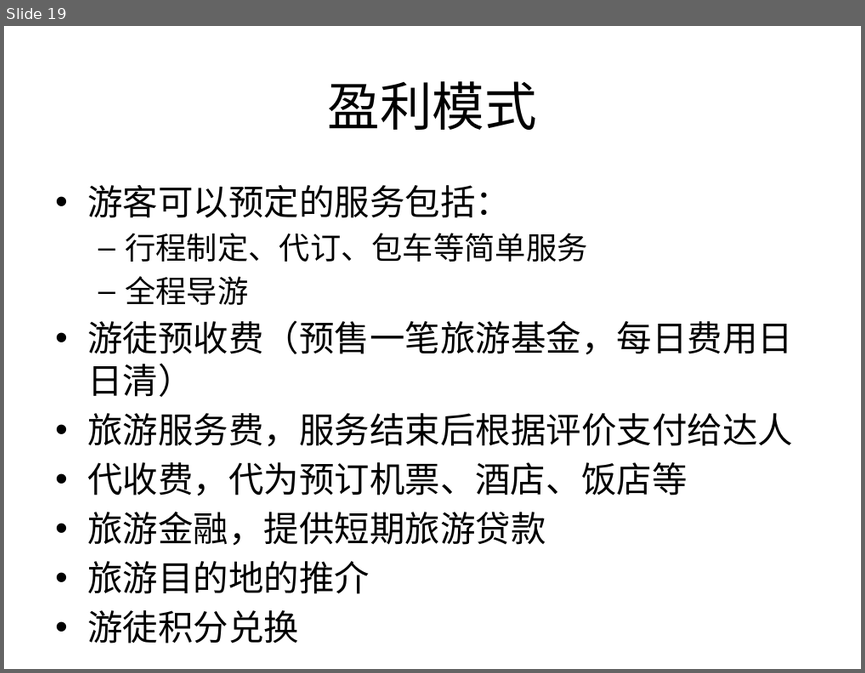
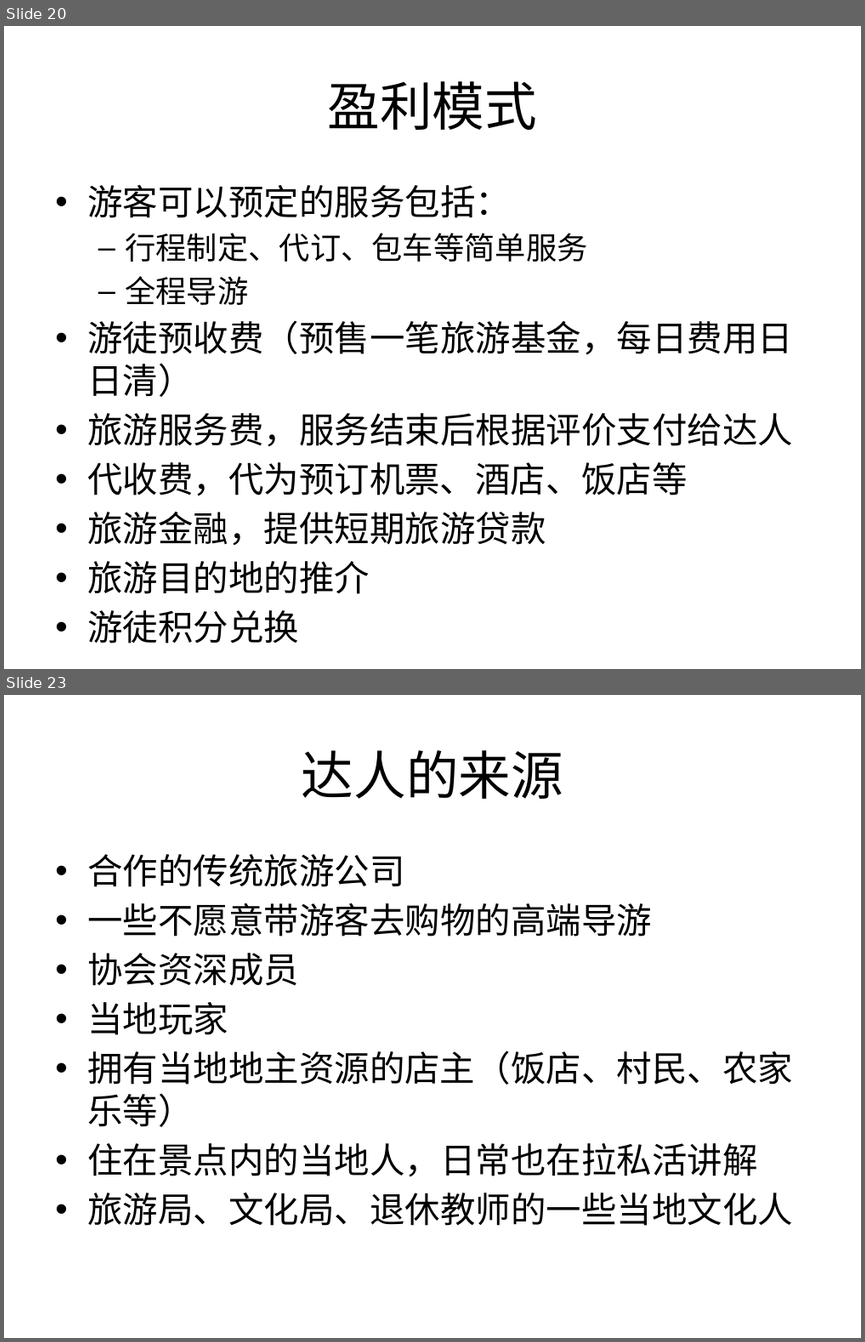
Before and after one commit to Yourtour/yt, a slide deck: yourtour/documents/business/YourTour BP 3.0-合作.pptx. Shown one above the other, each under a label of ours: slide 19 before the commit, slides 20 and 23 after it; the slides between them are not shown. The pictures are 865x673 and 865x1342 pixels, drawn with LibreOffice and Linux fonts; fonts in the diff are those of the drawing. Boxes give left, top, right and bottom in pixels: in the first picture for what was removed or moved away, otherwise in the second. Text is boxed around its words. In the diff, an @@ line names an element or a change of style, - is before the commit and + after.

```diff
--- a/yourtour/documents/business/YourTour BP 3.0-合作.pptx
+++ b/yourtour/documents/business/YourTour BP 3.0-合作.pptx
@@ slide 23 added at <box>4,695,861,1338</box>, background #FFFFFF @@
@@ title added at <box>302,750,563,799</box>, 44 pt, text #000000 @@
+达人的来源
@@ text added at <box>87,854,793,1225</box>, 29.6 pt, text #000000 @@
+• 合作的传统旅游公司
+• 一些不愿意带游客去购物的高端导游
+• 协会资深成员
+• 当地玩家
+• 拥有当地地主资源的店主（饭店、村民、农家乐等）
+• 住在景点内的当地人，日常也在拉私活讲解
+• 旅游局、文化局、退休教师的一些当地文化人
@@ what was slide 19 is now slide 20 @@
```
Also in this commit, not shown: 5 slides changed, 5 other slides added, 7 other files.
